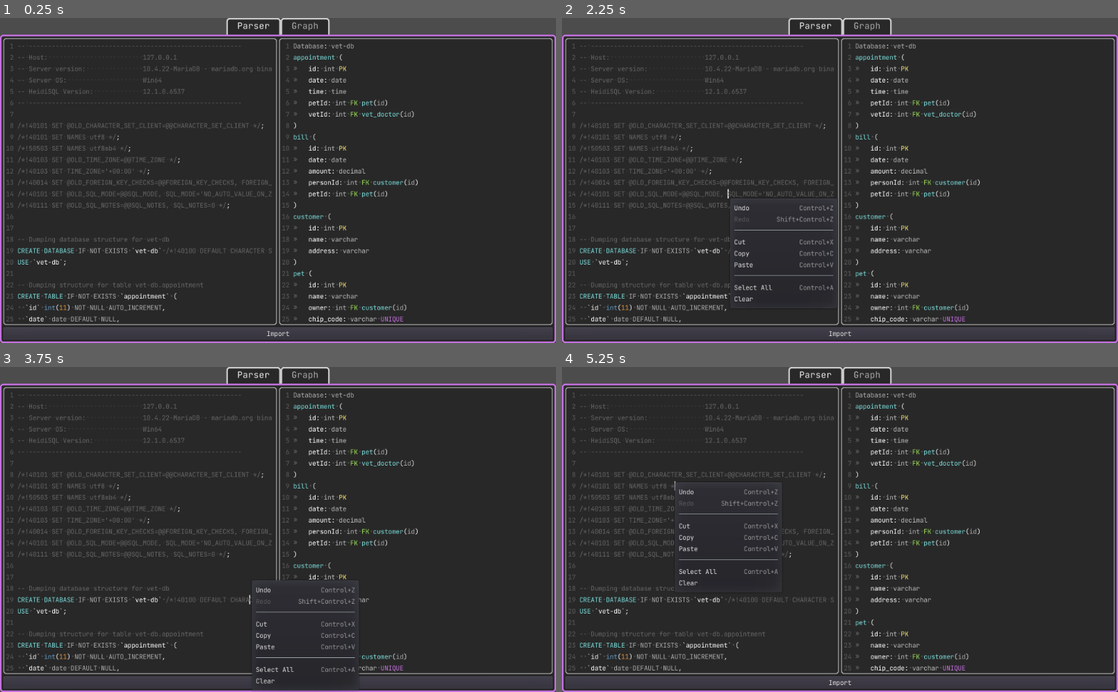
Above: before the commit, frames 1-4 (two rows, left to right).
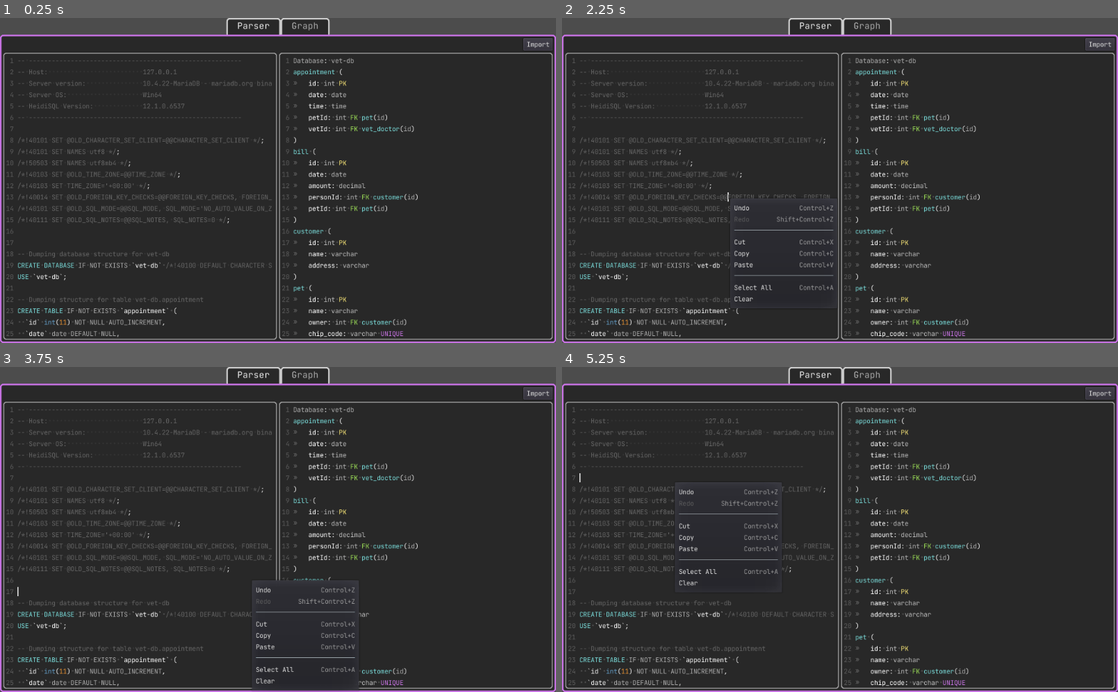
Above: after the commit, the same moments.

Repository: GArysTrousers/sql-grapher
Game: Godot game, scene res://Main.tscn
The game is run twice, just before and just after one commit, with the same random seed, the same clock (stepped at 60 frames per second) and the same inputs.
Inputs (mouse positions are in pixels of both pictures, inside the frame that each line leads up to):
- Up to frame 1 (0.25 s): no input
- Up to frame 2 (2.25 s): click "Import" at 0.5 s; tap Enter at 1.25 s; move the mouse to (962, 164) at 1.27 s; press the mouse at (962, 164) at 1.28 s; hold Right (ui_right) 1.28-2.03 s; tap Space at 2 s; move the mouse to (728, 196) at 2.02 s; release the mouse at (728, 196) at 2.03 s; hold Down (ui_down) from 2.03 s (still down); right-click (728, 196) at 2.1 s
- Up to frame 3 (3.75 s): tap Enter at 2.75 s; move the mouse to (333, 458) at 2.77 s; release Down (ui_down) at 2.78 s; press the mouse at (333, 458) at 2.78 s; hold Right (ui_right) 2.78-3.53 s; tap Space at 3.5 s; move the mouse to (250, 594) at 3.52 s; release the mouse at (250, 594) at 3.53 s; hold Up (ui_up) from 3.53 s (still down); right-click (250, 594) at 3.6 s; click (250, 594) at 3.67 s
- Up to frame 4 (5.25 s): tap Enter at 4.25 s; move the mouse to (1006, 578) at 4.27 s; release Up (ui_up) at 4.28 s; press the mouse at (1006, 578) at 4.28 s; hold Left (ui_left) from 4.28 s (still down); tap Space at 5 s; move the mouse to (673, 480) at 5.02 s; release the mouse at (673, 480) at 5.03 s; right-click (673, 480) at 5.1 s

The runs differ from the first frame. In frame 1, 12% of the frame differs, in the area x 0-100%, y 6-100%; in frame 2, 12%; in frame 3, 11%; in frame 4, 11%.

Commit message:
[add] palette

Diff:
--- a/Main.tscn
+++ b/Main.tscn
@@ -118,9 +118,25 @@
 margin_bottom = 563.0
 size_flags_horizontal = 3
 
+[node name="HBoxContainer" type="HBoxContainer" parent="TabContainer/Parser/Parser"]
+margin_right = 1012.0
+margin_bottom = 23.0
+
+[node name="Control" type="Control" parent="TabContainer/Parser/Parser/HBoxContainer"]
+margin_right = 954.0
+margin_bottom = 23.0
+size_flags_horizontal = 3
+
+[node name="Import" type="Button" parent="TabContainer/Parser/Parser/HBoxContainer"]
+margin_left = 958.0
+margin_right = 1012.0
+margin_bottom = 23.0
+text = "Import"
+
 [node name="HSplitContainer" type="HBoxContainer" parent="TabContainer/Parser/Parser"]
-margin_right = 1012.0
-margin_bottom = 530.0
+margin_top = 27.0
+margin_right = 1012.0
+margin_bottom = 557.0
 size_flags_horizontal = 3
 size_flags_vertical = 3
 
@@ -128,6 +144,7 @@
 unique_name_in_owner = true
 margin_right = 504.0
 margin_bottom = 530.0
+hint_tooltip = "Paste your database creation commands here"
 size_flags_horizontal = 3
 size_flags_vertical = 3
 text = "-- --------------------------------------------------------
@@ -254,12 +271,6 @@
 draw_spaces = true
 script = ExtResource( 3 )
 
-[node name="Import" type="Button" parent="TabContainer/Parser/Parser"]
-margin_top = 534.0
-margin_right = 1012.0
-margin_bottom = 557.0
-text = "Import"
-
 [node name="Graph" type="PanelContainer" parent="TabContainer"]
 visible = false
 margin_top = 31.0
@@ -281,5 +292,5 @@
 
 [node name="Graph" parent="TabContainer/Graph/ViewportContainer/Viewport" instance=ExtResource( 4 )]
 
-[connection signal="pressed" from="TabContainer/Parser/Parser/Import" to="." method="_on_Import_pressed"]
+[connection signal="pressed" from="TabContainer/Parser/Parser/HBoxContainer/Import" to="." method="_on_Import_pressed"]
 [connection signal="visibility_changed" from="TabContainer/Graph" to="TabContainer/Graph/ViewportContainer" method="_on_Graph_visibility_changed"]
--- a/SqlSummeryTextEdit.gd
+++ b/SqlSummeryTextEdit.gd
@@ -1,22 +1,4 @@
 extends TextEdit
-
-const colors = {
-	'white': Color('#ffffff'),
-	'gray': Color('#bbbbbb'),
-	'yellow': Color('#f7e476'),
-	'purple': Color('#ca74e6'),
-	'green': Color('#a1e55a'),
-	'blue': Color('#accce4'),
-	'cyan': Color('#7bdedc'),
-	'orange': Color('#ffc384'),
-}
-
-var command_color = Color('#7bdedc')
-var key_color = Color('#ca74e6')
-var name_color = Color('#ffffff')
-var comment_color = Color('#666666')
-var datatype_color = Color('#7bdedc')
-var table_color = Color('#cb4d68')
 
 var datatypes = [
 	"int",
@@ -28,24 +10,20 @@
 ]
 
 var words = {
-	'PK': colors.yellow,
-	'FK': colors.green,
-	'UNIQUE': colors.purple,
+	'PK': Palette.yellow,
+	'FK': Palette.green,
+	'UNIQUE': Palette.purple,
 }
 
-# Called when the node enters the scene tree for the first time.
 func _ready():
 	syntax_highlighting = true
 
-	add_color_region('	', ':', colors.white, false)
+	add_color_region('	', ':', Palette.white, false)
 
 	for i in datatypes:
-		add_keyword_color(i, colors.gray)
+		add_keyword_color(i, Palette.gray)
 	for w in words:
 		add_keyword_color(w, words[w])
 
-	add_color_override("number_color", key_color)
-	add_color_override("function_color", colors.cyan)
-# Called every frame. 'delta' is the elapsed time since the previous frame.
-#func _process(delta):
-#	pass
+	add_color_override("number_color", Palette.purple)
+	add_color_override("function_color", Palette.cyan)
--- /dev/null
+++ b/global/Palette.gd
@@ -0,0 +1,10 @@
+extends Node
+
+var white = Color('#ffffff')
+var gray = Color('#bbbbbb')
+var yellow = Color('#f7e476')
+var purple = Color('#ca74e6')
+var green = Color('#a1e55a')
+var blue = Color('#accce4')
+var cyan = Color('#7bdedc')
+var orange = Color('#ffc384')
--- a/graph/ColumnNode.gd
+++ b/graph/ColumnNode.gd
@@ -16,6 +16,6 @@
 	if col.foreign_key:
 		var fk = Label.new()
 		fk.text = "FK"
-		fk.add_color_override("font_color", Color.green)
+		fk.add_color_override("font_color", Palette.green)
 		fk.mouse_filter = Control.MOUSE_FILTER_IGNORE
 		add_child(fk)
--- a/graph/Graph.gd
+++ b/graph/Graph.gd
@@ -1,4 +1,6 @@
 extends Node2D
+
+onready var Tables = $Tables
 
 var active:bool = true
 var lock_rotation = true
@@ -27,8 +29,9 @@
 	for i in db.tables.size():
 		var t = preload("res://graph/TableNode.tscn").instance()
 		t.init(db.tables[i])
-		add_child(t)
+		Tables.add_child(t)
 		t.position.x = i * 100
+		t.position.y = rand_range(-50, 50)
 		table_map[db.tables[i].name] = t
 
 	for table in db.tables:
--- a/graph/Graph.tscn
+++ b/graph/Graph.tscn
@@ -9,6 +9,8 @@
 [node name="Camera2D" type="Camera2D" parent="."]
 current = true
 script = ExtResource( 2 )
+
+[node name="Tables" type="Node2D" parent="."]
 
 [node name="UI" type="CanvasLayer" parent="."]
 
--- a/project.godot
+++ b/project.godot
@@ -17,6 +17,7 @@
 [autoload]
 
 Sql="*res://Sql.gd"
+Palette="*res://global/Palette.gd"
 
 [gui]
 
